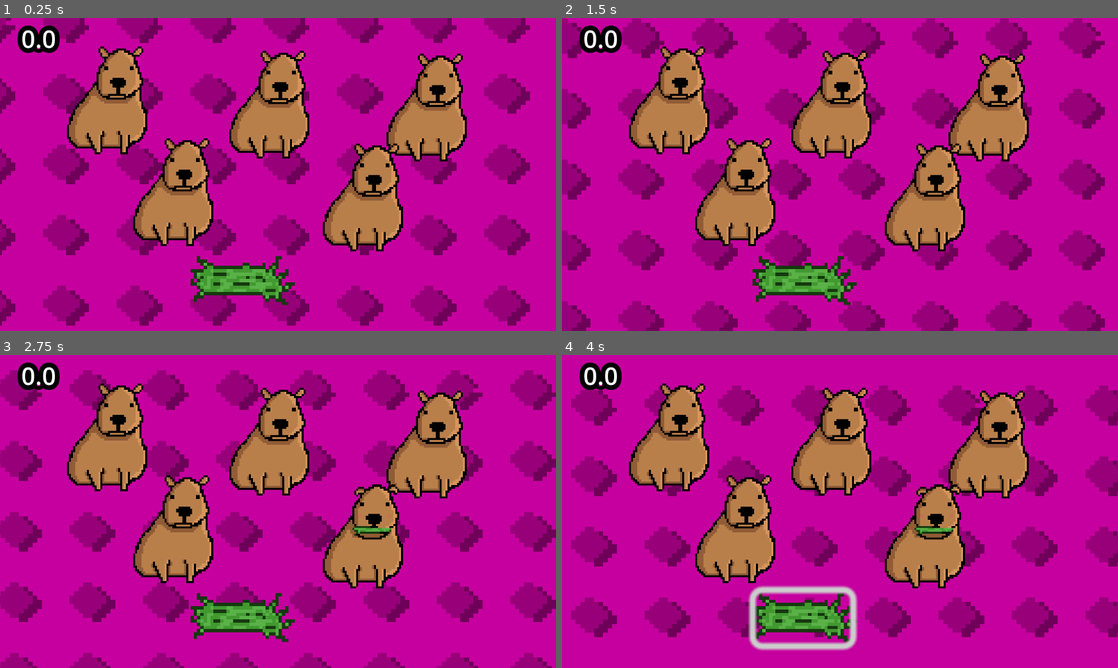
Above: before the commit, frames 1-4 (two rows, left to right).
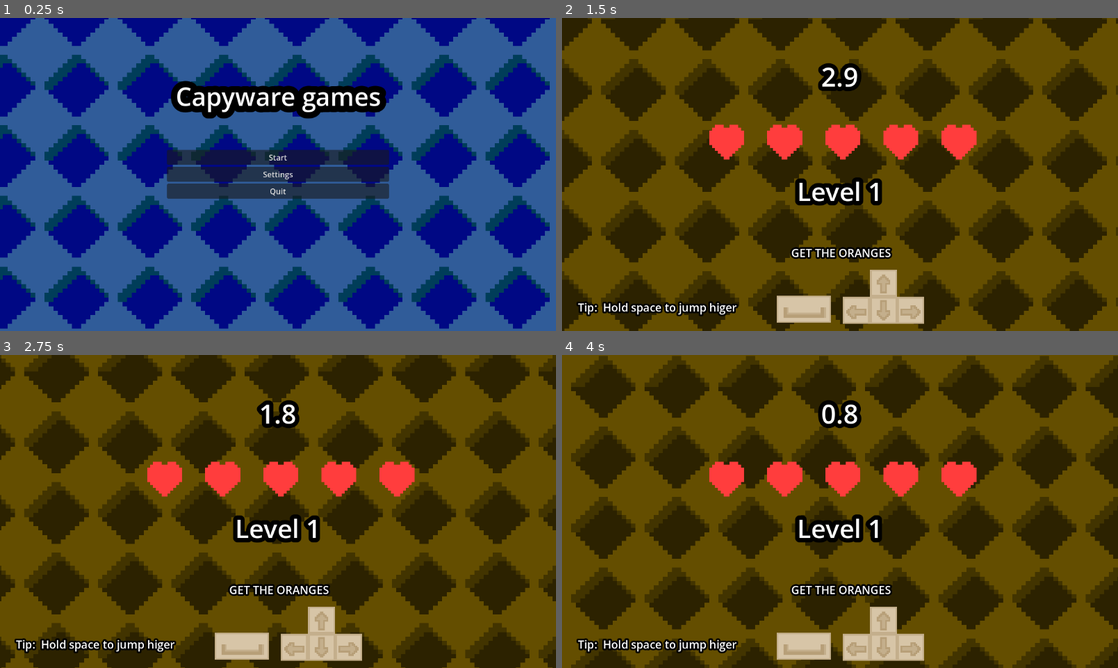
Above: after the commit, the same moments.

Repository: Alafandri/Capyware-games
Game: Godot game, scene res://Scenes/Other/Menu.tscn
The game is run twice, just before and just after one commit, with the same random seed, the same clock (stepped at 60 frames per second) and the same inputs. Before the commit the project starts from res://Scenes/Games/4.tscn.
Inputs (mouse positions are in pixels of both pictures, inside the frame that each line leads up to):
- Up to frame 1 (0.25 s): no input
- Up to frame 2 (1.5 s): click (806, 280) at 0.52 s; click (840, 158) at 1.25 s, where only the run after the commit has a clickable "Start"
- Up to frame 3 (2.75 s): tap Enter (ui_accept) at 2, 2.27 s; move the mouse to (400, 495) at 2.02 s; hold Right (ui_right) from 2.03 s (still down); tap Alt at 2.1 s; click (400, 495) at 2.17 s
- Up to frame 4 (4 s): release Right (ui_right) at 2.75 s; drag from (728, 527) to (667, 433) at 2.77 s; move the mouse to (895, 442) at 3.52 s; hold Left (ui_left) from 3.53 s (still down); tap Alt at 3.6 s

The runs differ from the first frame. In frame 1, 100% of the frame differs, in the area x 0-100%, y 0-100%; in frame 2, 100%; in frame 3, 100%; in frame 4, 100%.

Commit message:
Finished level 4 and 5
sfx
music
fuction

Diff:
--- a/Code/capyfood.gd
+++ b/Code/capyfood.gd
@@ -9,8 +9,14 @@
 
 func _ready() -> void:
 	original_position = global_position
-	if themed_timer and themed_timer.has_signal("timeout"):
-		themed_timer.connect("timeout", Callable(self, "_on_timer_timeout"))
+	start_timer()
+
+
+func start_timer() -> void:
+	if themed_timer:
+		await themed_timer.Timer(10.0)
+		timer_end = true
+
 
 func _process(_delta: float) -> void:
 	if timer_end:
@@ -50,6 +56,13 @@
 			area.set_deferred("monitorable", false)
 
 			var target_parent = area.get_parent()
+
+			# Turn off the PointLight2D under this capybara
+			if target_parent.has_node("PointLight2D"):
+				target_parent.get_node("PointLight2D").enabled = false
+			elif target_parent.has_node("PointLight2D5"):
+				target_parent.get_node("PointLight2D5").enabled = false
+
 			if target_parent and target_parent.has_node("AnimationPlayer"):
 				target_parent.get_node("AnimationPlayer").play("new_animation")
 			elif target_parent is AnimatedSprite2D:
@@ -67,10 +80,6 @@
 	global_position = original_position
 
 
-func _on_timer_timeout() -> void:
-	timer_end = true
-
-
 func _finish_game() -> void:
 	set_process(false)
 	$"../AudioStreamPlayer2D".play()
--- /dev/null
+++ b/Code/numbergame.gd
@@ -0,0 +1,42 @@
+extends Node2D
+
+var targetNumber: int
+@onready var themedTimer: Node2D = $Timer
+var timerEnd: bool = false
+
+func _ready():
+	targetNumber = randi_range(1, 9)
+	print("Target number: ", targetNumber)
+
+	var oranges = [
+		$Orange, $Orange2, $Orange3,
+		$Orange4, $Orange5, $Orange6,
+		$Orange7, $Orange8, $Orange9
+	]
+
+	for i in range(oranges.size()):
+		if i < targetNumber:
+			oranges[i].visible = true
+		else:
+			oranges[i].visible = false
+
+	$Button.pressed.connect(checkAnswer)
+
+	startTimer()
+
+func startTimer():
+	await themedTimer.Timer(10.0)
+	timerEnd = true
+
+func _process(_delta: float) -> void:
+	if timerEnd:
+		timerEnd = false
+		Global.minigames_done -= 1
+		Global.lives -= 1
+		get_tree().change_scene_to_file("res://Scenes/Other/level_scene.tscn")
+
+func checkAnswer():
+	var playerInput = $LineEdit.text
+	if playerInput.is_valid_int():
+		if playerInput.to_int() == targetNumber:
+			get_tree().change_scene_to_file("res://Scenes/Other/win.tscn")
--- a/Code/timer_scene.gd
+++ b/Code/timer_scene.gd
@@ -10,6 +10,8 @@
 @onready var level_1: Node2D = $CanvasLayer/Level1
 @onready var level_2: Node2D = $CanvasLayer/Level2
 @onready var level_3: Node2D = $CanvasLayer/Level3
+@onready var level_4: Node2D = $CanvasLayer/Level4
+@onready var level_5: Node2D = $CanvasLayer/Level5
 
 var time
 
@@ -17,6 +19,8 @@
 	level_1.visible = (Global.minigames_done == 0)
 	level_2.visible = (Global.minigames_done == 1)
 	level_3.visible = (Global.minigames_done == 2)
+	level_4.visible = (Global.minigames_done == 3)
+	level_5.visible = (Global.minigames_done == 4)
 
 	await Timer(3.0)
 
--- a/Scenes/Games/4.tscn
+++ b/Scenes/Games/4.tscn
@@ -40,15 +40,15 @@
 size = Vector2(47.822, 52.34569)
 
 [sub_resource type="Curve" id="Curve_7w1o5"]
-_data = [Vector2(0, 0), 0.0, 0.0, 0, 0, Vector2(0.25974023, 1), 0.0, 0.0, 0, 0, Vector2(0.41558444, 1), -2.2392855, -2.2392855, 0, 0, Vector2(0.6363636, 0.5982144), 0.0, 0.0, 0, 0, Vector2(0.82251084, 0), 0.0, 0.0, 0, 0, Vector2(1, 0), 0.0, 0.0, 0, 0]
-point_count = 6
+_data = [Vector2(0, 0), 0.0, 0.0, 0, 0, Vector2(0.25974023, 1), 0.0, 0.0, 0, 0, Vector2(0.43290043, 0.9107144), -2.2392855, -2.2392855, 0, 0, Vector2(1, 1), 0.0, 0.0, 0, 0]
+point_count = 4
 
 [sub_resource type="CurveTexture" id="CurveTexture_tn7ap"]
 curve = SubResource("Curve_7w1o5")
 
 [sub_resource type="Curve" id="Curve_ib0sm"]
-_data = [Vector2(0, 0), 0.0, 0.0, 0, 0, Vector2(0.25974023, 1), 0.0, 0.0, 0, 0, Vector2(0.8008658, 1), 0.0, 0.0, 0, 0, Vector2(1, 0), 0.0, 0.0, 0, 0]
-point_count = 4
+_data = [Vector2(0, 0), 0.0, 0.0, 0, 0, Vector2(0.25974023, 1), 0.0, 0.0, 0, 0, Vector2(0.4545455, 1), 0.0, 0.0, 0, 0, Vector2(0.8008658, 1), 0.0, 0.0, 0, 0, Vector2(1, 0), 0.0, 0.0, 0, 0]
+point_count = 5
 
 [sub_resource type="CurveTexture" id="CurveTexture_ib0sm"]
 curve = SubResource("Curve_ib0sm")
@@ -62,13 +62,22 @@
 initial_velocity_min = 122.0
 initial_velocity_max = 182.7
 gravity = Vector3(0, 0, 0)
-scale_min = 5.81
-scale_max = 5.81
+scale_min = 10.0
+scale_max = 10.0
 scale_curve = SubResource("CurveTexture_ib0sm")
-color = Color(0.46666658, 1, 0, 1)
+color = Color(0.5953012, 0.99999994, 0.4012901, 1)
 alpha_curve = SubResource("CurveTexture_tn7ap")
 hue_variation_min = -0.18000002
 hue_variation_max = 0.13999997
+
+[sub_resource type="Gradient" id="Gradient_nnalb"]
+offsets = PackedFloat32Array(0, 0.6818182)
+colors = PackedColorArray(1, 1, 1, 1, 0, 0, 0, 1)
+
+[sub_resource type="GradientTexture2D" id="GradientTexture2D_hfs0e"]
+gradient = SubResource("Gradient_nnalb")
+fill = 1
+fill_from = Vector2(0.5, 0.5)
 
 [node name="4" type="Node2D" unique_id=1743857475]
 
@@ -108,11 +117,19 @@
 scale = Vector2(0.32312155, 0.32312155)
 emitting = false
 amount = 48
-lifetime = 0.87
-one_shot = true
-speed_scale = 2.15
-explosiveness = 1.0
-process_material = SubResource("ParticleProcessMaterial_ib0sm")
+amount_ratio = 0.615
+lifetime = 0.87
+one_shot = true
+speed_scale = 2.15
+explosiveness = 1.0
+process_material = SubResource("ParticleProcessMaterial_ib0sm")
+
+[node name="PointLight2D" type="PointLight2D" parent="AnimatedSprite2D" unique_id=1988378043]
+z_index = -1
+position = Vector2(-4.484485, 2.5486286)
+scale = Vector2(1.3379881, 1.28015)
+energy = 0.28
+texture = SubResource("GradientTexture2D_hfs0e")
 
 [node name="AnimatedSprite2D2" type="AnimatedSprite2D" parent="." unique_id=1107056195]
 texture_filter = 1
@@ -142,6 +159,13 @@
 explosiveness = 1.0
 process_material = SubResource("ParticleProcessMaterial_ib0sm")
 
+[node name="PointLight2D" type="PointLight2D" parent="AnimatedSprite2D2" unique_id=1986758134]
+z_index = -1
+position = Vector2(-4.484485, 2.5486286)
+scale = Vector2(1.3379881, 1.28015)
+energy = 0.28
+texture = SubResource("GradientTexture2D_hfs0e")
+
 [node name="AnimatedSprite2D3" type="AnimatedSprite2D" parent="." unique_id=738922916]
 texture_filter = 1
 position = Vector2(906.6723, 175.67232)
@@ -170,6 +194,13 @@
 explosiveness = 1.0
 process_material = SubResource("ParticleProcessMaterial_ib0sm")
 
+[node name="PointLight2D" type="PointLight2D" parent="AnimatedSprite2D3" unique_id=1420489284]
+z_index = -1
+position = Vector2(-4.484485, 2.5486286)
+scale = Vector2(1.3379881, 1.28015)
+energy = 0.28
+texture = SubResource("GradientTexture2D_hfs0e")
+
 [node name="AnimatedSprite2D4" type="AnimatedSprite2D" parent="." unique_id=1866742922]
 texture_filter = 1
 position = Vector2(381.6723, 350.6723)
@@ -198,6 +229,13 @@
 explosiveness = 1.0
 process_material = SubResource("ParticleProcessMaterial_ib0sm")
 
+[node name="PointLight2D" type="PointLight2D" parent="AnimatedSprite2D4" unique_id=1821320487]
+z_index = -1
+position = Vector2(-4.484485, 2.5486286)
+scale = Vector2(1.3379881, 1.28015)
+energy = 0.28
+texture = SubResource("GradientTexture2D_hfs0e")
+
 [node name="AnimatedSprite2D5" type="AnimatedSprite2D" parent="." unique_id=2087625157]
 texture_filter = 1
 position = Vector2(774.6723, 361.6723)
@@ -225,6 +263,13 @@
 speed_scale = 2.15
 explosiveness = 1.0
 process_material = SubResource("ParticleProcessMaterial_ib0sm")
+
+[node name="PointLight2D" type="PointLight2D" parent="AnimatedSprite2D5" unique_id=1904709455]
+z_index = -1
+position = Vector2(-4.484485, 2.5486286)
+scale = Vector2(1.3379881, 1.28015)
+energy = 0.28
+texture = SubResource("GradientTexture2D_hfs0e")
 
 [node name="Capyfood" type="Sprite2D" parent="." unique_id=2021842163]
 texture_filter = 1
@@ -241,6 +286,13 @@
 mouse_filter = 1
 flat = true
 
+[node name="PointLight2D" type="PointLight2D" parent="Capyfood" unique_id=2083061541]
+z_index = -1
+position = Vector2(-1.1111119, 2.2222233)
+scale = Vector2(0.599537, 0.3287038)
+energy = 0.28
+texture = SubResource("GradientTexture2D_hfs0e")
+
 [node name="AudioStreamPlayer2D" type="AudioStreamPlayer2D" parent="." unique_id=1004246781]
 stream = ExtResource("5_tn7ap")
 
--- a/Scenes/Games/5.tscn
+++ b/Scenes/Games/5.tscn
@@ -1,8 +1,22 @@
 [gd_scene format=3 uid="uid://84l42tjufk06"]
 
 [ext_resource type="Texture2D" uid="uid://cof4jgy4fr0ga" path="res://Art/bg5.png" id="1_06b0l"]
+[ext_resource type="Script" uid="uid://b7s3i6ovu42q0" path="res://Code/numbergame.gd" id="1_qkj74"]
+[ext_resource type="Texture2D" uid="uid://dxa5oxdamt0dm" path="res://Art/1/Orange.png" id="2_uo8ij"]
+[ext_resource type="AudioStream" uid="uid://dvmmw76wcl5dv" path="res://Music/music2.mp3" id="4_p88uc"]
+[ext_resource type="PackedScene" uid="uid://cxta7qniptcrs" path="res://Scenes/Other/Timer.tscn" id="5_mt3fi"]
+
+[sub_resource type="Gradient" id="Gradient_xsfwy"]
+offsets = PackedFloat32Array(0, 0.6818182)
+colors = PackedColorArray(1, 1, 1, 1, 0, 0, 0, 1)
+
+[sub_resource type="GradientTexture2D" id="GradientTexture2D_mt3fi"]
+gradient = SubResource("Gradient_xsfwy")
+fill = 1
+fill_from = Vector2(0.5, 0.5)
 
 [node name="5" type="Node2D" unique_id=1990972733]
+script = ExtResource("1_qkj74")
 
 [node name="Parallax2D2" type="Parallax2D" parent="." unique_id=1033808586]
 modulate = Color(0, 1, 0.76666665, 1)
@@ -16,3 +30,149 @@
 offset_bottom = 731.0
 texture = ExtResource("1_06b0l")
 metadata/_edit_lock_ = true
+
+[node name="Orange" type="Sprite2D" parent="." unique_id=1821649612]
+texture_filter = 1
+position = Vector2(986.00006, 218)
+scale = Vector2(8.062502, 8.062502)
+texture = ExtResource("2_uo8ij")
+
+[node name="PointLight2D" type="PointLight2D" parent="Orange" unique_id=901051513]
+z_index = -1
+position = Vector2(-0.62015533, 0.74418664)
+scale = Vector2(0.535459, 0.535459)
+energy = 0.23
+texture = SubResource("GradientTexture2D_mt3fi")
+
+[node name="Orange2" type="Sprite2D" parent="." unique_id=1514421858]
+texture_filter = 1
+position = Vector2(648, 268)
+scale = Vector2(8.062502, 8.062502)
+texture = ExtResource("2_uo8ij")
+
+[node name="PointLight2D" type="PointLight2D" parent="Orange2" unique_id=210003089]
+z_index = -1
+position = Vector2(-0.62015533, 0.74418664)
+scale = Vector2(0.535459, 0.535459)
+energy = 0.23
+texture = SubResource("GradientTexture2D_mt3fi")
+
+[node name="Orange3" type="Sprite2D" parent="." unique_id=644335041]
+texture_filter = 1
+position = Vector2(398.00003, 129)
+scale = Vector2(8.062502, 8.062502)
+texture = ExtResource("2_uo8ij")
+
+[node name="PointLight2D" type="PointLight2D" parent="Orange3" unique_id=765191793]
+z_index = -1
+position = Vector2(-0.62015533, 0.74418664)
+scale = Vector2(0.535459, 0.535459)
+energy = 0.23
+texture = SubResource("GradientTexture2D_mt3fi")
+
+[node name="Orange4" type="Sprite2D" parent="." unique_id=2009041864]
+texture_filter = 1
+position = Vector2(333, 279.00003)
+scale = Vector2(8.062502, 8.062502)
+texture = ExtResource("2_uo8ij")
+
+[node name="PointLight2D" type="PointLight2D" parent="Orange4" unique_id=1996910290]
+z_index = -1
+position = Vector2(-0.62015533, 0.74418664)
+scale = Vector2(0.535459, 0.535459)
+energy = 0.23
+texture = SubResource("GradientTexture2D_mt3fi")
+
+[node name="Orange5" type="Sprite2D" parent="." unique_id=419993551]
+texture_filter = 1
+position = Vector2(520, 331.00003)
+scale = Vector2(8.062502, 8.062502)
+texture = ExtResource("2_uo8ij")
+
+[node name="PointLight2D" type="PointLight2D" parent="Orange5" unique_id=1074169335]
+z_index = -1
+position = Vector2(-0.62015533, 0.74418664)
+scale = Vector2(0.535459, 0.535459)
+energy = 0.23
+texture = SubResource("GradientTexture2D_mt3fi")
+
+[node name="Orange6" type="Sprite2D" parent="." unique_id=1325686519]
+texture_filter = 1
+position = Vector2(758, 135)
+scale = Vector2(8.062502, 8.062502)
+texture = ExtResource("2_uo8ij")
+
+[node name="PointLight2D" type="PointLight2D" parent="Orange6" unique_id=1528737662]
+z_index = -1
+position = Vector2(-0.62015533, 0.74418664)
+scale = Vector2(0.535459, 0.535459)
+energy = 0.23
+texture = SubResource("GradientTexture2D_mt3fi")
+
+[node name="Orange7" type="Sprite2D" parent="." unique_id=806621716]
+texture_filter = 1
+position = Vector2(801.00006, 307.00003)
+scale = Vector2(8.062502, 8.062502)
+texture = ExtResource("2_uo8ij")
+
+[node name="PointLight2D" type="PointLight2D" parent="Orange7" unique_id=155162557]
+z_index = -1
+position = Vector2(-0.62015533, 0.74418664)
+scale = Vector2(0.535459, 0.535459)
+energy = 0.23
+texture = SubResource("GradientTexture2D_mt3fi")
+
+[node name="Orange8" type="Sprite2D" parent="." unique_id=1717897783]
+texture_filter = 1
+position = Vector2(126, 196)
+scale = Vector2(8.062502, 8.062502)
+texture = ExtResource("2_uo8ij")
+
+[node name="PointLight2D" type="PointLight2D" parent="Orange8" unique_id=1276278909]
+z_index = -1
+position = Vector2(-0.62015533, 0.74418664)
+scale = Vector2(0.535459, 0.535459)
+energy = 0.23
+texture = SubResource("GradientTexture2D_mt3fi")
+
+[node name="Orange9" type="Sprite2D" parent="." unique_id=708685785]
+texture_filter = 1
+position = Vector2(913.00006, 103.00001)
+scale = Vector2(8.062502, 8.062502)
+texture = ExtResource("2_uo8ij")
+
+[node name="PointLight2D" type="PointLight2D" parent="Orange9" unique_id=1353058783]
+z_index = -1
+position = Vector2(-0.62015533, 0.74418664)
+scale = Vector2(0.535459, 0.535459)
+energy = 0.23
+texture = SubResource("GradientTexture2D_mt3fi")
+
+[node name="LineEdit" type="LineEdit" parent="." unique_id=1207960532]
+offset_left = 384.0
+offset_top = 492.0
+offset_right = 652.0
+offset_bottom = 578.0
+placeholder_text = "Enter number"
+alignment = 1
+max_length = 1
+
+[node name="PointLight2D" type="PointLight2D" parent="LineEdit" unique_id=1235384049]
+z_index = -1
+position = Vector2(178.50003, 46.25002)
+scale = Vector2(7.234375, 2.445313)
+energy = 0.67
+texture = SubResource("GradientTexture2D_mt3fi")
+
+[node name="Button" type="Button" parent="." unique_id=1326199842]
+offset_left = 663.0
+offset_top = 493.0
+offset_right = 745.0
+offset_bottom = 576.0
+text = "Submit"
+
+[node name="Music2" type="AudioStreamPlayer" parent="." unique_id=1844040150]
+stream = ExtResource("4_p88uc")
+autoplay = true
+
+[node name="Timer" parent="." unique_id=1539659428 instance=ExtResource("5_mt3fi")]
--- a/Scenes/Other/level_scene.tscn
+++ b/Scenes/Other/level_scene.tscn
@@ -222,6 +222,7 @@
 metadata/_edit_lock_ = true
 
 [node name="Level5" type="Node2D" parent="CanvasLayer" unique_id=1341050674]
+visible = false
 z_index = 1
 position = Vector2(0, -1)
 
--- a/project.godot
+++ b/project.godot
@@ -11,7 +11,7 @@
 [application]
 
 config/name="Capyware games"
-run/main_scene="uid://brjn7njefuldp"
+run/main_scene="uid://c26i8uw6iiwg3"
 config/features=PackedStringArray("4.7", "Forward Plus")
 config/icon="res://Art/Other/icon.svg"
 
Not shown, added: Code/numbergame.gd.uid
